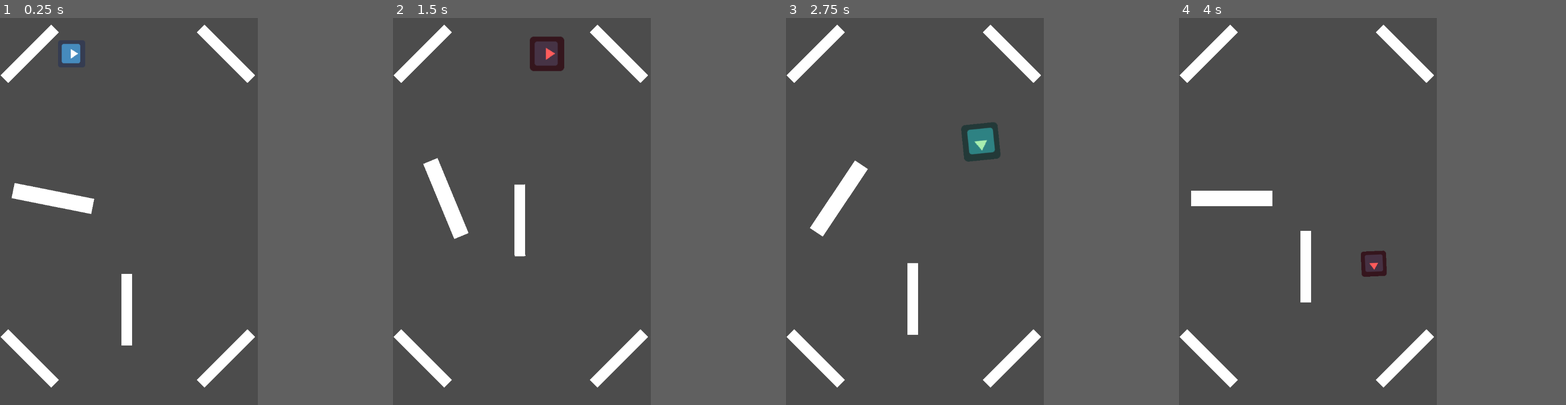
Above: before the commit, frames 1-4 (left to right).
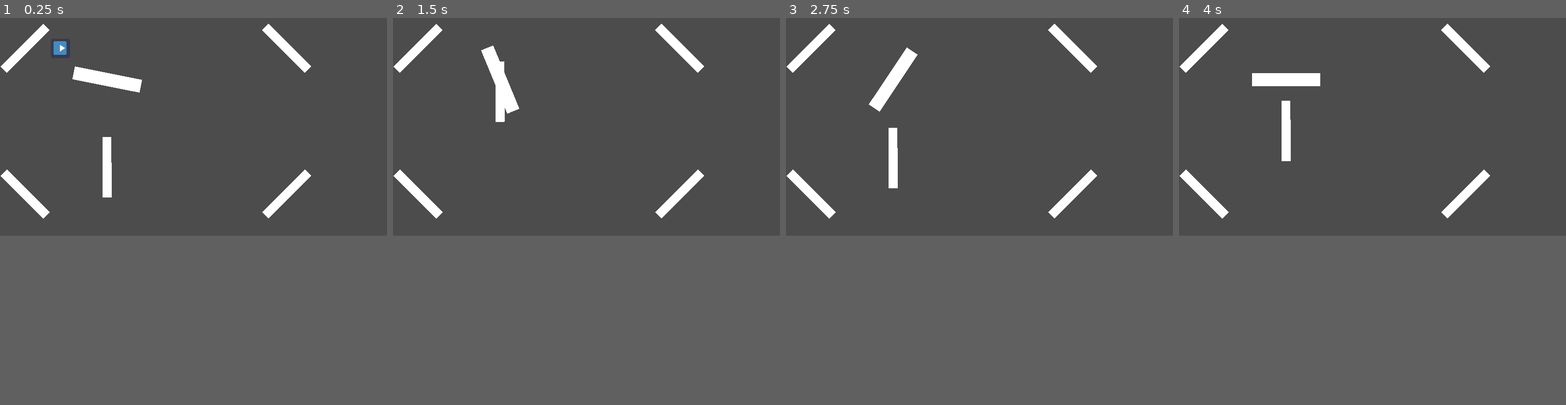
Above: after the commit, the same moments.

Repository: sangmin0212/A_Wind_Up_Toy_Roadrun
Game: Godot game, scene res://GameManager.tscn
Two runs of this game, one before a commit and one after it. Both use one fixed random seed, a clock stepped at 60 frames per second and the inputs below. The engine's default icon, where the game draws it, is replaced by a stand-in: a white triangle on a blue panel in a dark square.
Inputs:
- Up to frame 1 (0.25 s): no input
- Up to frame 2 (1.5 s): hold Up (ui_up) 0.53-1.28 s; hold Down (ui_down) from 1.28 s (still down)
- Up to frame 3 (2.75 s): release Down (ui_down) at 2.03 s; hold Up (ui_up) from 2.03 s (still down)
- Up to frame 4 (4 s): release Up (ui_up) at 3.53 s; hold Down (ui_down) from 3.53 s (still down)
In our replay, the window is 533x800 before the commit and 800x450 after it. These sizes can differ from the game's own. Grey fills any space a smaller window leaves; there, only what the larger window draws over its background counts as a difference.

The runs differ from the first frame. In frame 1, 5.7% of the frame differs, in the area x 0-81%, y 1-96%; in frame 2, 6.3%; in frame 3, 6.5%; in frame 4, 5.9%.

Commit message:
modify player animation

Diff:
--- a/GameManager.tscn
+++ b/GameManager.tscn
@@ -28,30 +28,30 @@
 collision_mask = 5
 
 [node name="wall2" parent="Wall" instance=ExtResource( 3 )]
-position = Vector2( 631, 100 )
+position = Vector2( 948.068, 100 )
 rotation = 0.785397
 collision_layer = 2
 collision_mask = 5
 
 [node name="wall3" parent="Wall" instance=ExtResource( 3 )]
-position = Vector2( 631, 950 )
+position = Vector2( 948.068, 582.201 )
 rotation = -0.785398
 collision_layer = 2
 collision_mask = 5
 
 [node name="wall4" parent="Wall" instance=ExtResource( 3 )]
-position = Vector2( 83, 950 )
+position = Vector2( 83, 582.201 )
 rotation = 0.785398
 collision_layer = 2
 collision_mask = 5
 
 [node name="Wall_Rotation" parent="Wall" instance=ExtResource( 5 )]
-position = Vector2( 147.659, 503.725 )
+position = Vector2( 354.617, 203.567 )
 scale = Vector2( 2, 2 )
 collision_layer = 2
 collision_mask = 4
 
 [node name="Wall_Moving" parent="Wall" instance=ExtResource( 6 )]
-position = Vector2( 354.698, 815.77 )
+position = Vector2( 354.617, 494.475 )
 
 [connection signal="spawn_monster" from="GameManager" to="GameManager/MonsterManager" method="_on_GameManager_spawn_monster"]
--- a/Monster/Monster.gd
+++ b/Monster/Monster.gd
@@ -7,7 +7,7 @@
 var hitPlayer = false
 var target
 var velocity = Vector2.ZERO
-var speed = 100
+var speed = 150
 
 var gameOver = false
 var isDead = false
--- a/Player/Player.tscn
+++ b/Player/Player.tscn
@@ -6,10 +6,10 @@
 [sub_resource type="RectangleShape2D" id=1]
 extents = Vector2( 31.6962, 32.2475 )
 
-[sub_resource type="Animation" id=5]
+[sub_resource type="Animation" id=2]
 resource_name = "Battery"
 tracks/0/type = "value"
-tracks/0/path = NodePath("Sprite:scale")
+tracks/0/path = NodePath("Sprite:modulate")
 tracks/0/interp = 1
 tracks/0/loop_wrap = true
 tracks/0/imported = false
@@ -18,22 +18,10 @@
 "times": PoolRealArray( 0, 0.5, 1 ),
 "transitions": PoolRealArray( 1, 1, 1 ),
 "update": 0,
-"values": [ Vector2( 1, 1 ), Vector2( 2, 2 ), Vector2( 1, 1 ) ]
-}
-tracks/1/type = "value"
-tracks/1/path = NodePath("Sprite:modulate")
-tracks/1/interp = 1
-tracks/1/loop_wrap = true
-tracks/1/imported = false
-tracks/1/enabled = true
-tracks/1/keys = {
-"times": PoolRealArray( 0, 0.5, 1 ),
-"transitions": PoolRealArray( 1, 1, 1 ),
-"update": 0,
 "values": [ Color( 1, 1, 1, 1 ), Color( 0.431373, 0.894118, 0.482353, 1 ), Color( 1, 1, 1, 1 ) ]
 }
 
-[sub_resource type="Animation" id=6]
+[sub_resource type="Animation" id=3]
 resource_name = "Booster"
 length = 3.0
 tracks/0/type = "value"
@@ -61,8 +49,7 @@
 "values": [ Color( 1, 0.372549, 0.372549, 1 ), Color( 1, 0.333333, 0.333333, 1 ), Color( 1, 1, 1, 1 ) ]
 }
 
-[sub_resource type="Animation" id=2]
-resource_name = "Die"
+[sub_resource type="Animation" id=4]
 length = 1.5
 tracks/0/type = "value"
 tracks/0/path = NodePath("Sprite:rotation_degrees")
@@ -129,8 +116,7 @@
 "values": [ Color( 1, 1, 1, 1 ), Color( 1, 1, 1, 1 ) ]
 }
 
-[sub_resource type="Animation" id=4]
-resource_name = "Stop"
+[sub_resource type="Animation" id=6]
 loop = true
 tracks/0/type = "value"
 tracks/0/path = NodePath("Sprite:modulate")
@@ -151,7 +137,6 @@
 
 [node name="Sprite" type="Sprite" parent="."]
 rotation = 1.5708
-scale = Vector2( 1.2, 1.2 )
 texture = ExtResource( 1 )
 flip_h = true
 
@@ -159,8 +144,8 @@
 shape = SubResource( 1 )
 
 [node name="AnimationPlayer" type="AnimationPlayer" parent="."]
-anims/Battery = SubResource( 5 )
-anims/Booster = SubResource( 6 )
-anims/Die = SubResource( 2 )
-anims/Idle = SubResource( 3 )
-anims/Stop = SubResource( 4 )
+anims/Battery = SubResource( 2 )
+anims/Booster = SubResource( 3 )
+anims/Die = SubResource( 4 )
+anims/Idle = SubResource( 5 )
+anims/Stop = SubResource( 6 )
--- a/project.godot
+++ b/project.godot
@@ -38,8 +38,12 @@
 
 [display]
 
-window/size/width=720
-window/size/height=1080
+window/size/width=1280
+window/size/height=720
+window/size/resizable=false
+window/size/fullscreen=true
+window/stretch/mode="2d"
+window/stretch/aspect="expand"
 
 [global]
 
Not shown: 1 places in Player/Player.tscn that only renumber resources
